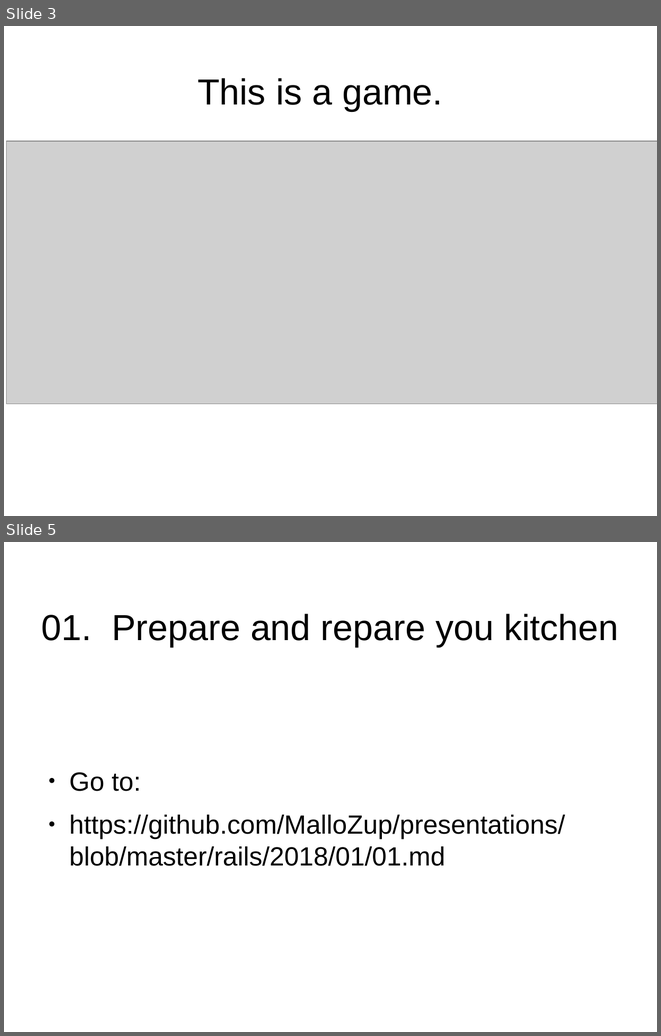
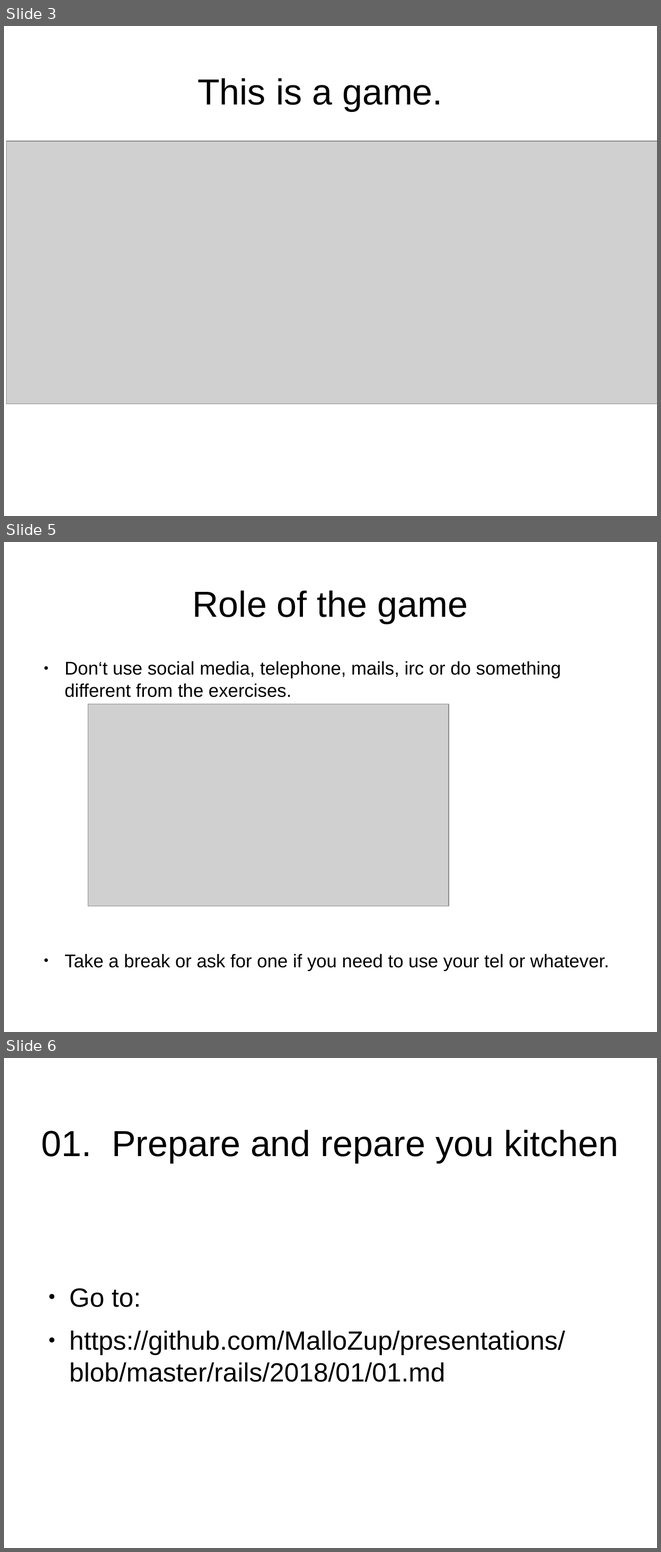
Before and after one commit to MalloZup/presentations, a slide deck: rails/2018/fullstack.odp. Shown one above the other, each under a label of ours: slides 3 and 5 before the commit, slides 3, 5 and 6 after it; the slides between them are not shown. The pictures are 661x1036 and 661x1552 pixels, drawn with LibreOffice and Linux fonts; fonts in the diff are those of the drawing; grey boxes stand for pictures. Boxes give left, top, right and bottom in pixels: in the first picture for what was removed or moved away, otherwise in the second. Text is boxed around its words. In the diff, an @@ line names an element or a change of style, - is before the commit and + after.

```diff
--- a/rails/2018/fullstack.odp
+++ b/rails/2018/fullstack.odp
@@ slide 5 added at (4, 542, 657, 1032), background #FFFFFF @@
@@ title added at (193, 590, 468, 623), 44 pt, text #000000 @@
+Role of the game
@@ text added at (64, 661, 609, 971), 22.4 pt, text #000000 @@
+● Don‘t use social media, telephone, mails, irc or do something different from the exercises.
+● Take a break or ask for one if you need to use your tel or whatever.
@@ picture added at (88, 704, 449, 906) @@
@@ what was slide 5 is now slide 6 @@
```
Also in this commit, not shown: 1 slide changed, 1 other file.
